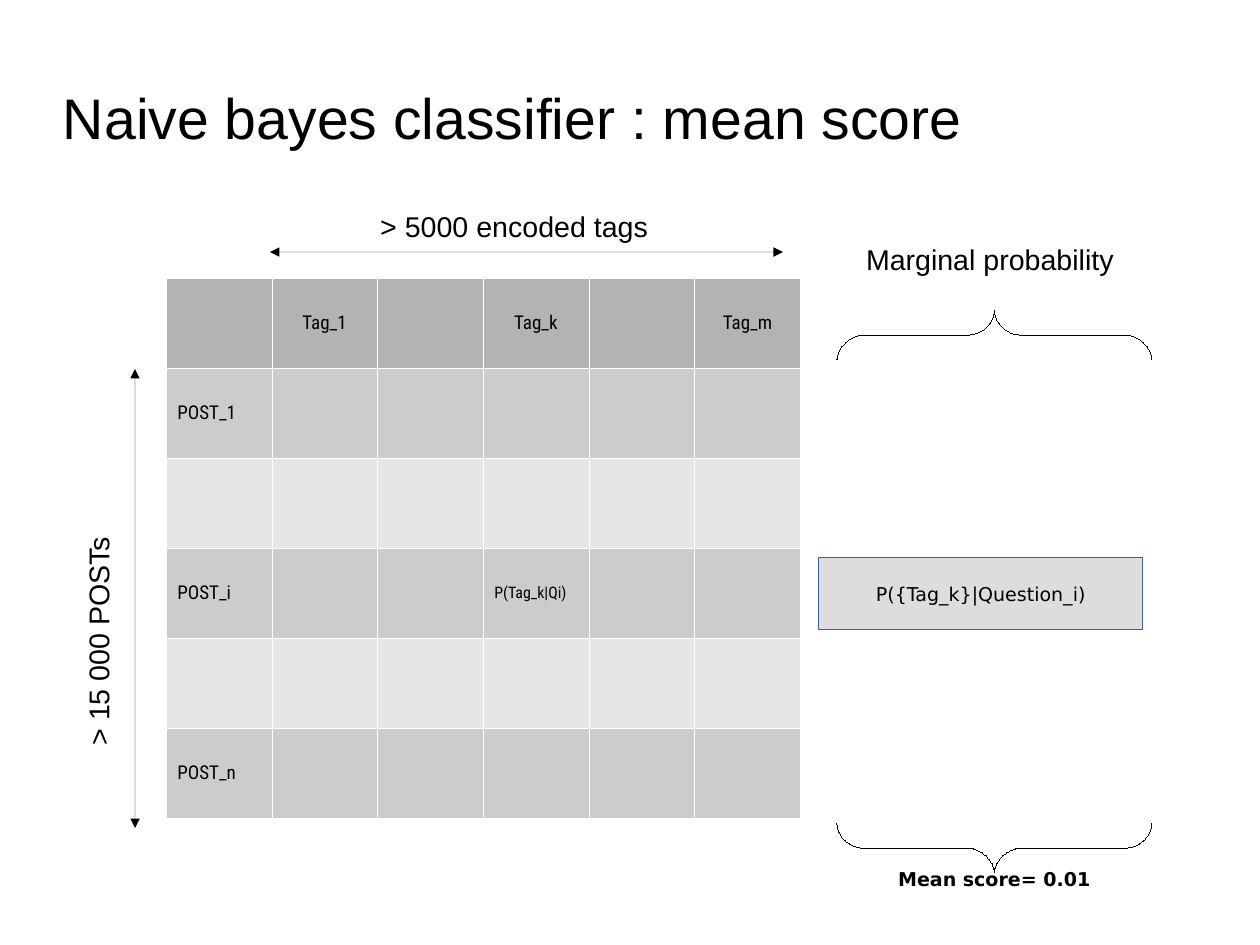
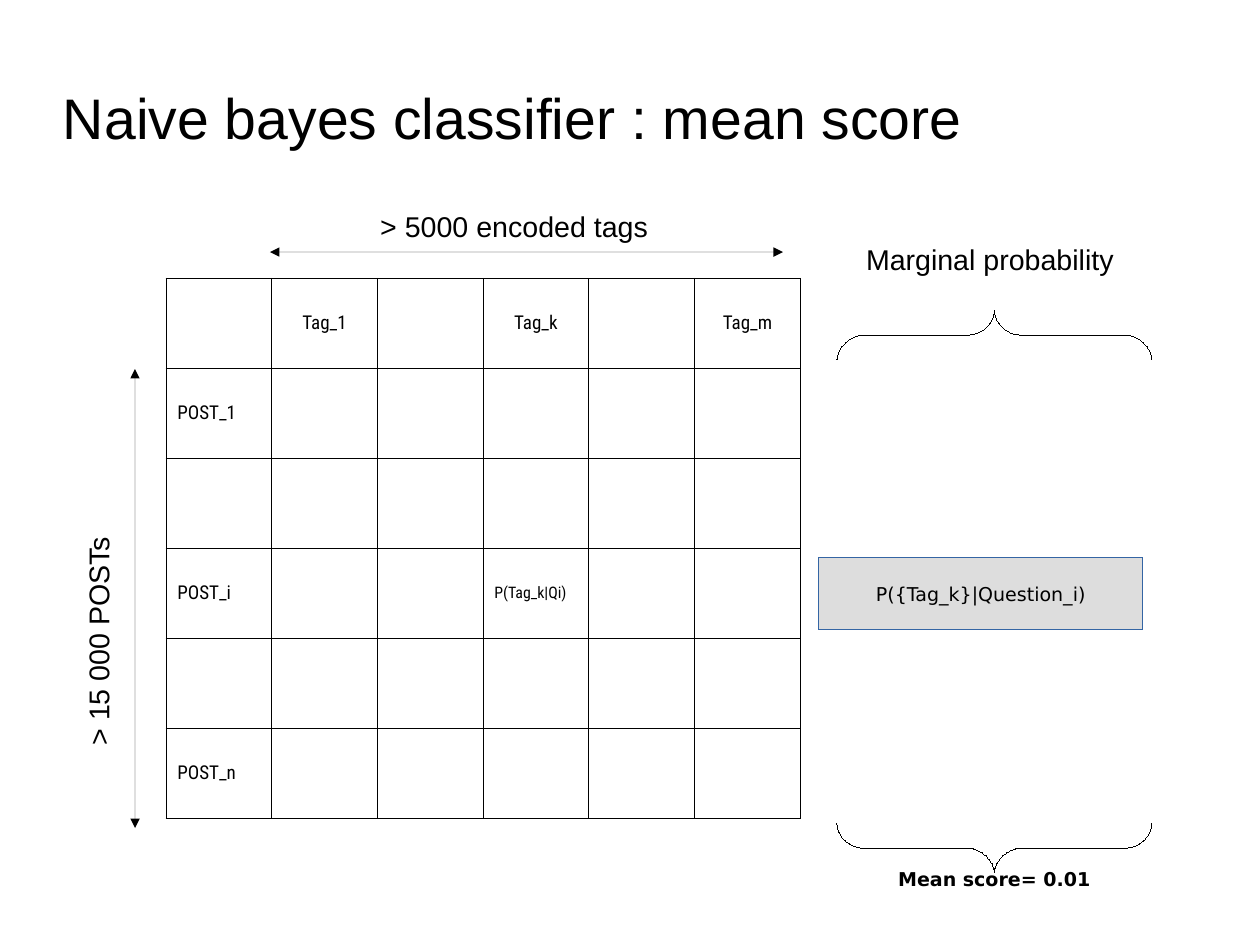
Before and after one commit to dataforcast/OC_Datascientist, a slide deck: slide 38 of P6/report/Openclassrooms_ParcoursDatascientist_P6-V1.odp (slide 36 before the commit). Drawn at 1260x945 pixels with LibreOffice and Linux fonts; fonts in the diff are those of the drawing; background and template pictures are left out. Boxes give left, top, right and bottom in pixels: in the first picture for what was removed or moved away, otherwise in the second. Text is boxed around its words. In the diff, an @@ line names an element or a change of style, - is before the commit and + after.

```diff
--- a/P6/report/Openclassrooms_ParcoursDatascientist_P6-V1.odp
+++ b/P6/report/Openclassrooms_ParcoursDatascientist_P6-V1.odp
@@ table at box(166, 278, 798, 818) @@
@@ fill #B3B3B3 to none in 3 cells @@
@@ fill #CCCCCC to none in 4 cells @@
@@ borders changed @@
```
Also in this commit, not shown: 12 other slides changed, 2 slides added, 7 other files.
